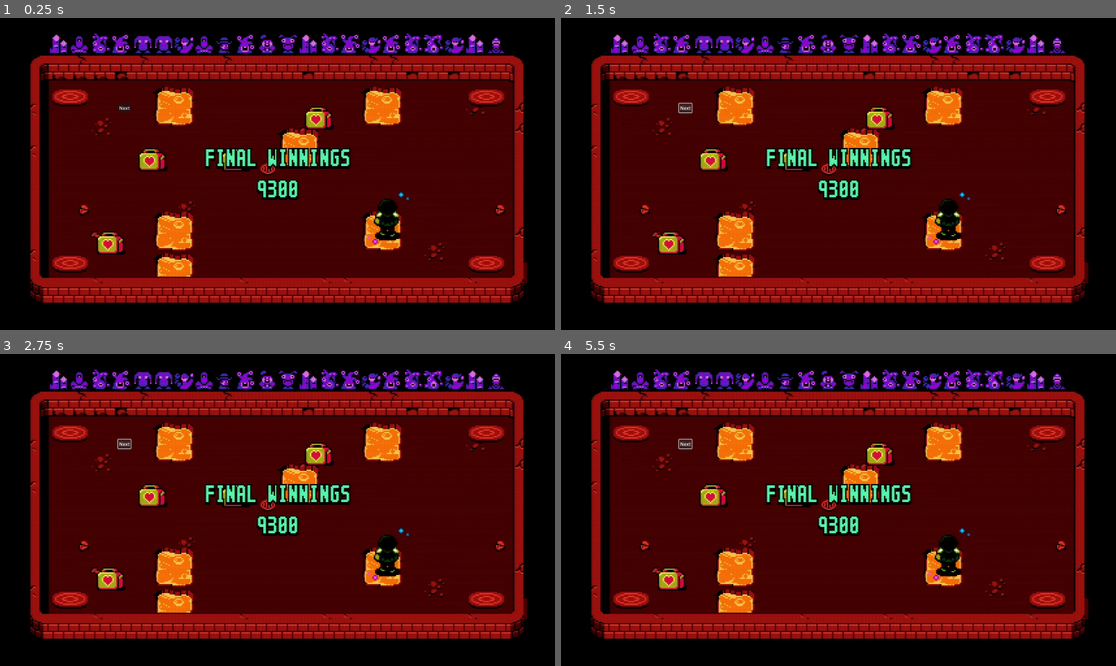
Above: before the commit, frames 1-4 (two rows, left to right).
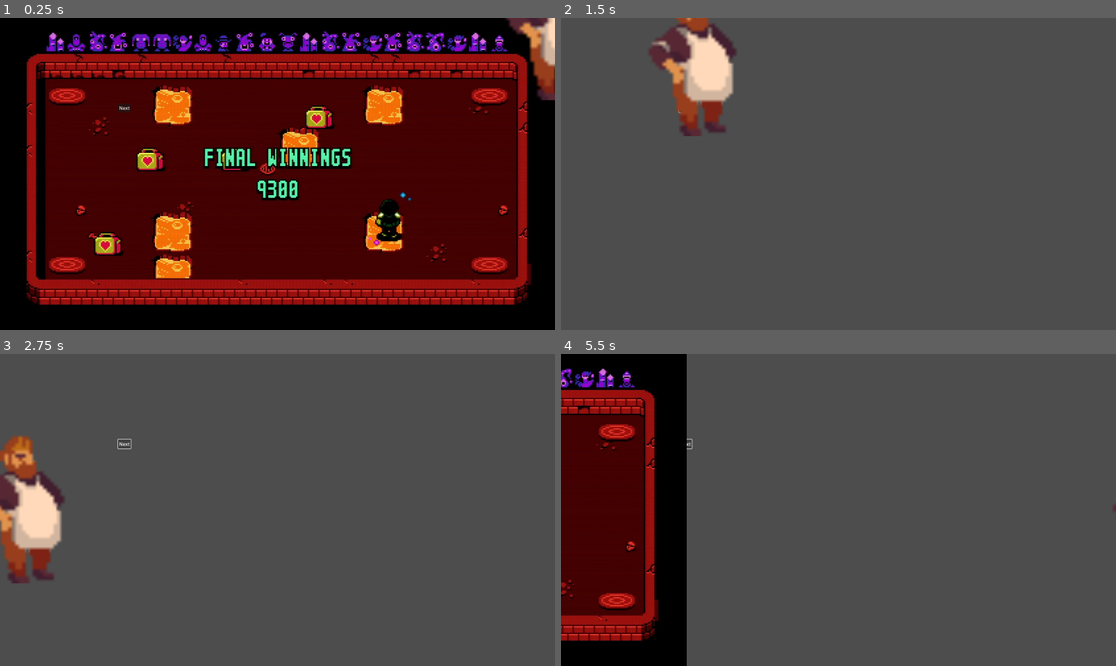
Above: after the commit, the same moments.

Repository: ShongoWL/Tavern-Keeper-Jam
Game: Godot game, scene res://Scene/backDrops.tscn
The game is run twice, just before and just after one commit, with the same random seed, the same clock (stepped at 60 frames per second) and the same inputs. This scene is started directly instead of the project's main scene.
Inputs:
- Up to frame 1 (0.25 s): no input
- Up to frame 2 (1.5 s): click "Next" at 0.5 s; click "Next" at 1.25 s
- Up to frame 3 (2.75 s): click "Next" at 2 s
- Up to frame 4 (5.5 s): tap Enter at 3.5 s; tap Space at 5 s

The runs differ from the first frame. In frame 1, 22% of the frame differs, in the area x 4-100%, y 0-92%; in frame 2, 100%, in the area x 0-100%, y 0-100%; in frame 3, 100%; in frame 4, 92%.

Commit message:
BackDrops Semi-Set Up

Diff:
--- a/Scene/backDrops.tscn
+++ b/Scene/backDrops.tscn
@@ -7,20 +7,20 @@
 [node name="BackDrops" type="Node2D"]
 script = ExtResource("1_bc7mo")
 
-[node name="TextureRect" type="TextureRect" parent="."]
-offset_right = 1920.0
-offset_bottom = 1080.0
+[node name="TextureRect" type="Sprite2D" parent="."]
+position = Vector2(974.222, 548)
+scale = Vector2(0.761111, 0.761111)
 texture = ExtResource("1_fmoth")
-expand_mode = 1
 
-[node name="TextureRect2" type="TextureRect" parent="."]
+[node name="VisibleOnScreenNotifier2D" type="VisibleOnScreenNotifier2D" parent="TextureRect"]
+
+[node name="TextureRect2" type="Sprite2D" parent="."]
 z_index = 1
-offset_left = 100.0
-offset_top = 112.0
-offset_right = 2020.0
-offset_bottom = 1192.0
+position = Vector2(62, -3.14999)
+scale = Vector2(12.1, 12.1)
 texture = ExtResource("3_m357y")
-expand_mode = 1
+
+[node name="VisibleOnScreenNotifier2D" type="VisibleOnScreenNotifier2D" parent="TextureRect2"]
 
 [node name="Button" type="Button" parent="."]
 offset_left = 408.0
@@ -33,3 +33,4 @@
 process_callback = 0
 
 [connection signal="pressed" from="Button" to="." method="nextPhase"]
+[connection signal="timeout" from="Timer" to="." method="moveRectToRightmostPos"]
--- a/Scripts/backDrops.gd
+++ b/Scripts/backDrops.gd
@@ -1,7 +1,9 @@
 extends Node2D
 
-@onready var textureRect: TextureRect = $TextureRect
-@onready var textureRect2: TextureRect = $TextureRect2
+@onready var textureRect: Sprite2D = $TextureRect
+@onready var textureRect2: Sprite2D = $TextureRect2
+@onready var textureRectOnScreen: VisibleOnScreenNotifier2D = $TextureRect/VisibleOnScreenNotifier2D
+@onready var textureRectOnScreen2: VisibleOnScreenNotifier2D = $TextureRect2/VisibleOnScreenNotifier2D
 
 @onready var timer: Timer = $Timer
 
@@ -13,37 +15,40 @@
 
 # Called when the node enters the scene tree for the first time.
 func _ready() -> void:
-	textureRect.size = viewportRect.size
-	textureRect2.size = viewportRect.size
-
-	textureRect.set_position(Vector2(0,0))
+	textureRect.set_position(Vector2(viewportRect.size.x/2,viewportRect.size.y/2))
 	textureRect2.set_position(Vector2(viewportRect.size.x,0))
 
 func nextPhase() -> void:
 	print("button pressed")
-	match textureRect.position.x:
-		0:
+	match textureRectOnScreen.is_on_screen():
+		true:
 			print("Im at 0")
 			tween = create_tween()
 			#This tween moves textureRect to a negative value equal to its size (-1920)
-			tween.tween_property(textureRect, "transform.position", Vector2(-viewportRect.size.x, textureRect.position.y),1)
-			tween.parallel().tween_property(textureRect2, "transform.position", Vector2(0, textureRect2.position.y),1)
+			tween.tween_property(textureRect, "position", Vector2(-viewportRect.size.x, textureRect.position.y),0.8)
+			tween.parallel().tween_property(textureRect2, "position", Vector2(viewportRect.size.x/2, textureRect2.position.y),1)
 
-			moveRectToRightmostPos(textureRect2)
-		viewportRect.size.x:
+			timer.start()
+		false:
 			print("hi")
 			tween = create_tween()
 			#This tween moves textureRect2 to a negative value equal to its size (-1920)
-			tween.tween_property(textureRect2, "position", Vector2(-viewportRect.size.x, textureRect.position.y),1)
-			tween.parallel().tween_property(textureRect, "position", Vector2(0, textureRect.position.y),1)
+			tween.tween_property(textureRect2, "position", Vector2(-viewportRect.size.x, textureRect.position.y),0.8)
+			tween.parallel().tween_property(textureRect, "position", Vector2(viewportRect.size.x/2, textureRect.position.y),1)
 
-			moveRectToRightmostPos(textureRect)
+			timer.start()
 
-func moveRectToRightmostPos(rectangle: TextureRect):
-	timer.start()
-	await timer.timeout
-
-	rectangle.visible = false
-	rectangle.position = Vector2(viewportRect.size,0)
-	rectangle.visible = true
-	print("it works if this happens a second after the original button press")
+func moveRectToRightmostPos():
+	match textureRectOnScreen.is_on_screen():
+		true:
+			textureRect2.visible = false
+			textureRect2.position.x = viewportRect.size.x * 1.5
+			textureRect2.z_index = -1
+			textureRect.z_index = 1
+			textureRect2.visible = true
+		false:
+			textureRect.visible = false
+			textureRect.position.x = viewportRect.size.x * 1.5
+			textureRect.z_index = -1
+			textureRect2.z_index = 1
+			textureRect.visible = true
